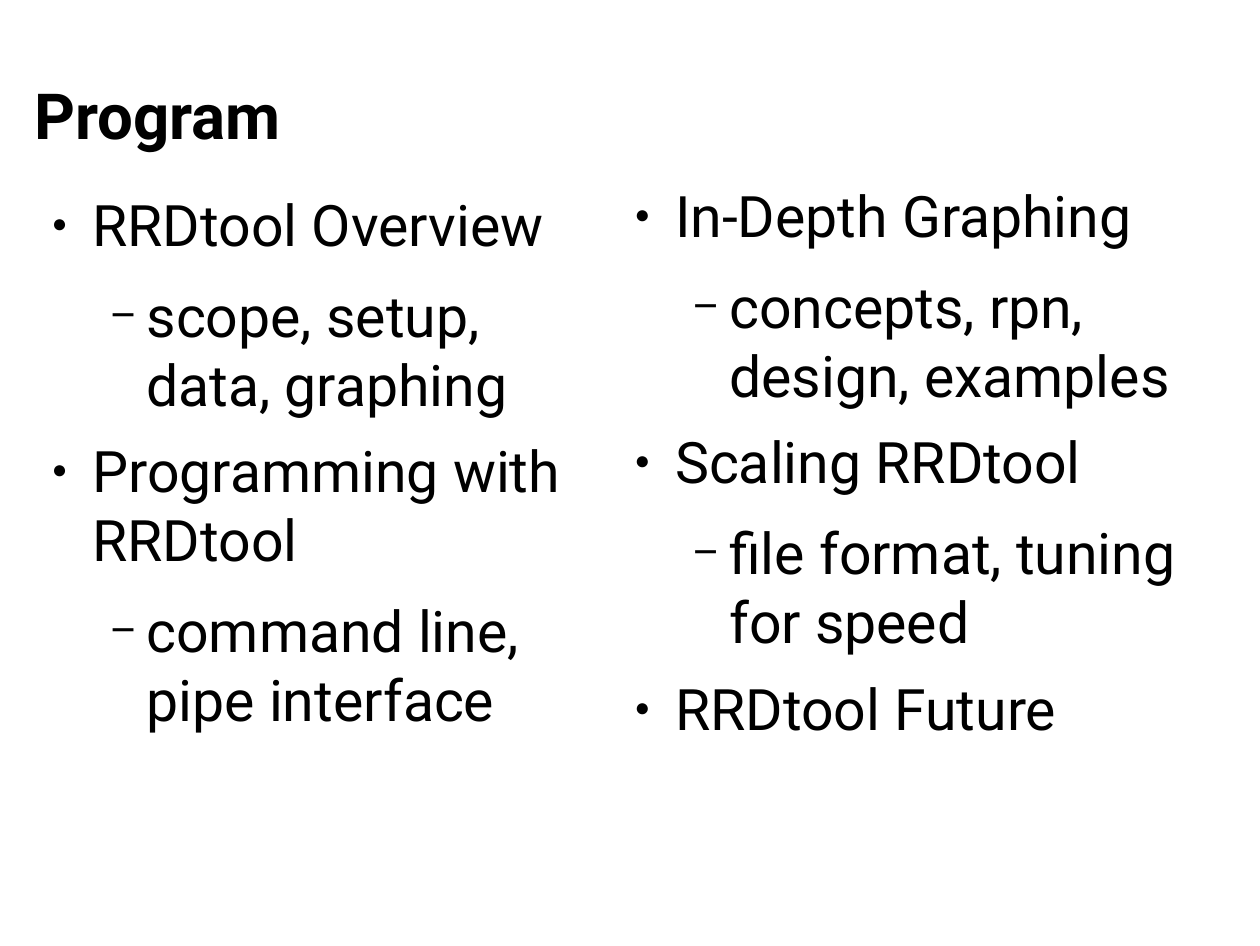
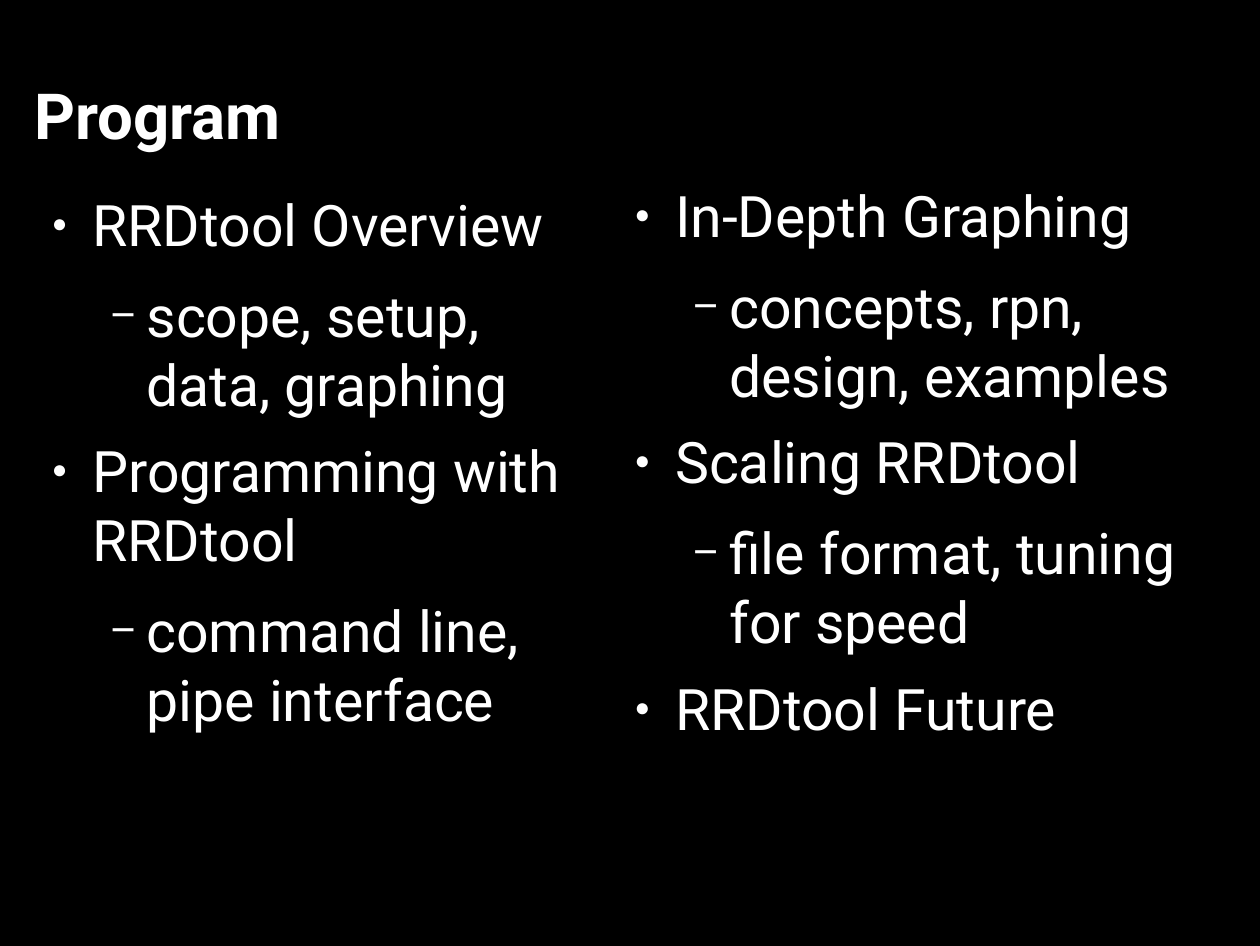
Before and after one commit to Distrotech/rrdtool, a slide deck: slide 2 of tutorial/fisl12/rrd-intro.odp. Drawn at 1260x946 pixels with LibreOffice and Linux fonts; fonts in the diff are those of the drawing. Boxes give left, top, right and bottom in pixels: in the first picture for what was removed or moved away, otherwise in the second. Text is boxed around its words. In the diff, an @@ line names an element or a change of style, - is before the commit and + after.

Commit message:
flip colors

```diff
--- a/tutorial/fisl12/rrd-intro.odp
+++ b/tutorial/fisl12/rrd-intro.odp
@@ background #FFFFFF to #000000 @@
@@ title "Program" at (34, 93, 280, 153): text colour #000000 to #FFFFFF @@
@@ text "RRDtool Overview" at (92, 203, 560, 733): text colour #000000 to #FFFFFF; bullet colour #000000 to #FFFFFF @@
@@ text "In-Depth Graphing" at (675, 290, 1175, 731): text colour #000000 to #FFFFFF; bullet colour #000000 to #FFFFFF @@
```
Also in this commit, not shown: 65 other slides changed.
